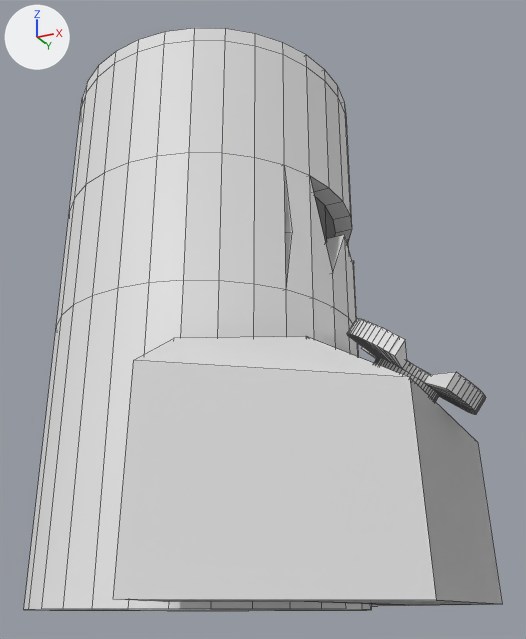
The FBX model Assets/Blender Exports/broken Objects/reactor_Broken.fbx: old version first, new version second.
One viewpoint serves both versions: a 50 mm camera at (5.02, -8.33, -0.08) aimed at (0.86, -0.01, 3.67). Arrows for +X, +Y and +Z are at upper left; the lights stay in place. Mesh edges are drawn as thin lines. Where no turn or scale is listed for an object, it has been applied to the vertices. Vertices at the same position are counted once.
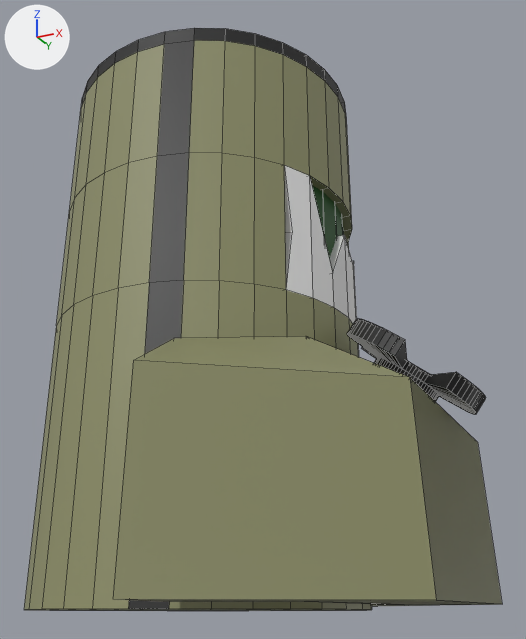
What the commit changed:
Material 'OldReactor' (mat_oldreactor) is new.
Its base color is (0.00575, 0.0767, 0.00754) (dark green #114e15).
Material 'ReactorShell' (mat_reactorshell) is new.
Its base color is (0.27, 0.277, 0.141) (yellow #8e9069).
Material 'Valve' (mat_valve) is new.
Its base color is (0.00867, 0.00867, 0.00867) (black #171717).
me_cylinder_001 is used by ob_cylinder; location (0.0, 0.0, 2.05).
me_cylinder_001 had 642 vertices, 532 faces and spanned x -2.09..3.68, y -3.32..3.32, z -2.09..5.14.
me_cylinder_001 now has 802 vertices, 632 faces and spans x -2.09..3.68, y -3.32..3.32, z -2.09..5.14.
me_cylinder_001 part 1: a new loose piece, a 32-sided cylinder along z spanning x -1.96..1.98, y -1.86..1.83, z -2.05..4.84, in mat_oldreactor (dark green #114e15).
me_cylinder_001 part 2: a new loose piece, a 32-sided cylinder along z spanning x -1.96..1.98, y -1.83..1.86, z -2.05..4.84, in mat_oldreactor (dark green #114e15).
Part 3, on me_cylinder_001:
1 face is deleted.
32 vertices are added at x -1.96..1.96, y -1.96..1.96, z -2.09.
33 new faces join them, mat_reactorshell (yellow #8e8f69).
me_cylinder_001 part 4: 129 faces spanning x -2.09..3.34, y -3.32..3.32, z -2.09..5.14 switch from no material to mat_reactorshell (yellow #8e8f69).
me_cylinder_001 part 5: 402 faces spanning x -2.09..3.68, y -2.09..2.09, z -2.09..5.14 switch from no material to mat_valve (black #171717).
me_cylinder_001 now uses material mat_oldreactor (dark green #114e15).

What differs and where, as boxes [x1, y1, x2, y2] in the pictures (526 x 639 px):
part 1 of me_cylinder_001, added (green)
    after: [312, 185, 337, 259]
part 2 of me_cylinder_001, added
    after: [335, 204, 344, 236]
part 3 of me_cylinder_001, built on
    both: [54, 609, 334, 611]
part 4 of me_cylinder_001, recoloured (grey to yellow)
    both: [24, 40, 502, 610]
part 5 of me_cylinder_001, recoloured (white to grey)
    both: [81, 28, 486, 609]
